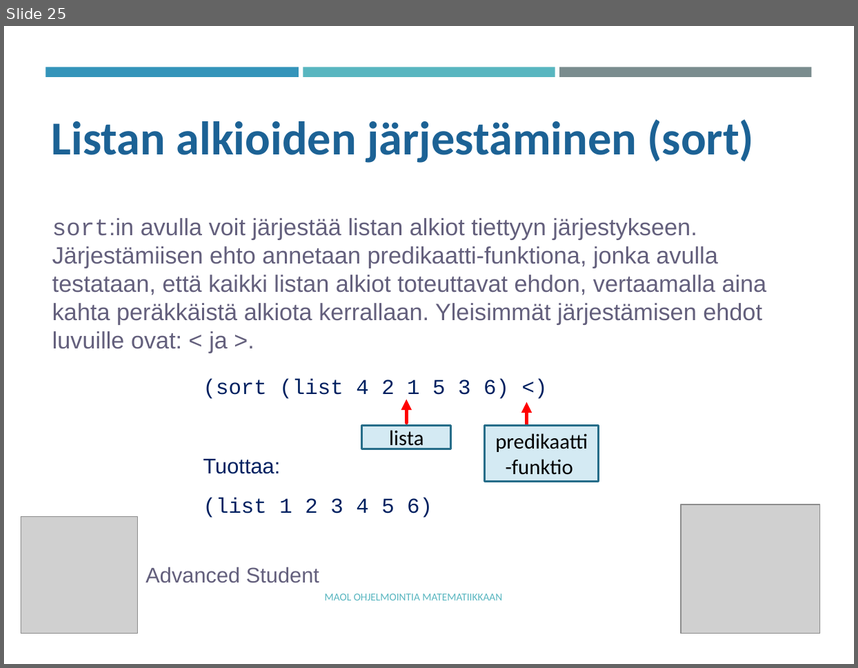
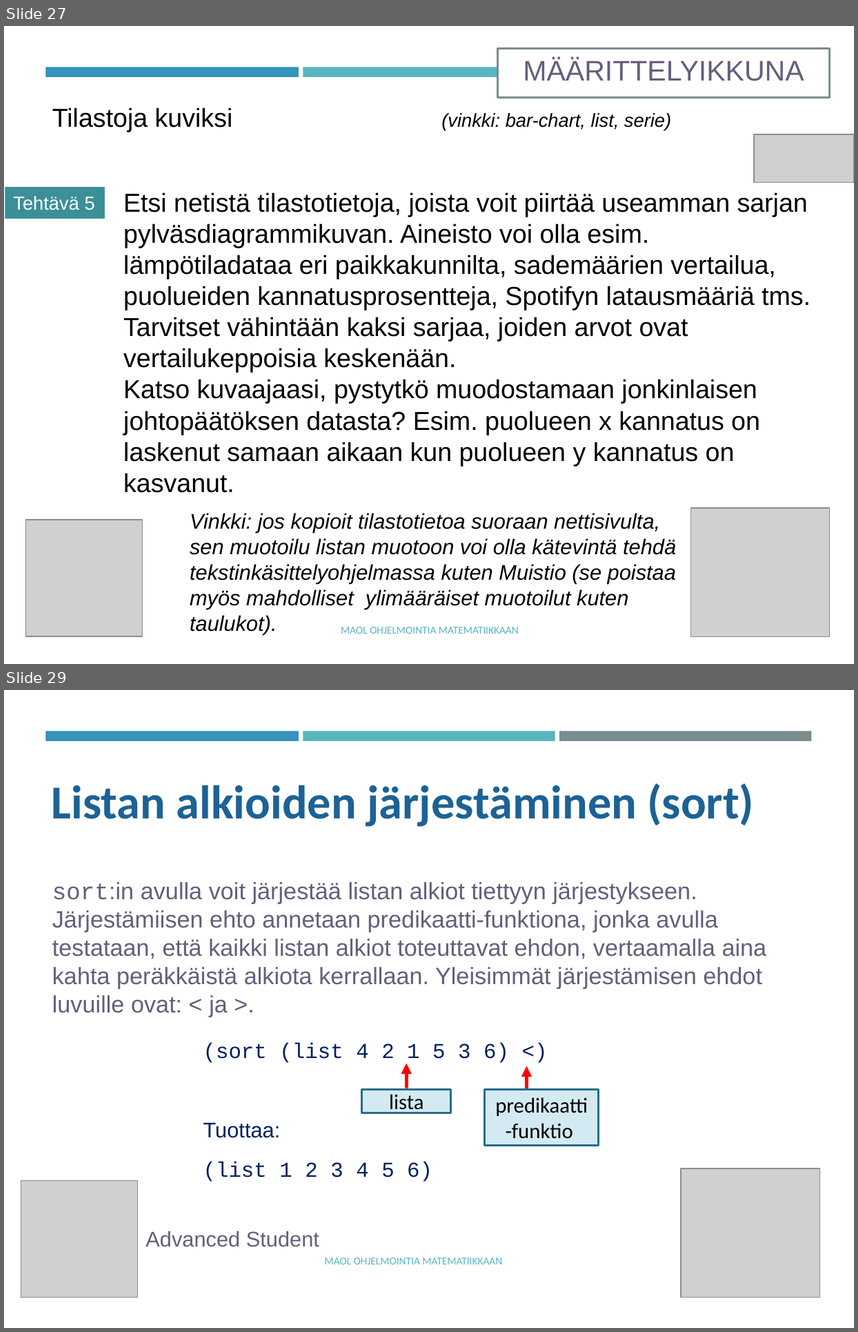
Before and after one commit to tyynetyyne/tyynetyyne.github.io, a slide deck: tehtavat/tiedostot/maol/power_point/Racket-MAOL-9-listat.pptx. Shown one above the other, each under a label of ours: slide 25 before the commit, slides 27 and 29 after it; the slides between them are not shown. The pictures are 858x668 and 858x1332 pixels, drawn with LibreOffice and Linux fonts; fonts in the diff are those of the drawing; grey boxes stand for pictures. Boxes give left, top, right and bottom in pixels: in the first picture for what was removed or moved away, otherwise in the second. Text is boxed around its words. In the diff, an @@ line names an element or a change of style, - is before the commit and + after.

```diff
--- a/tehtavat/tiedostot/maol/power_point/Racket-MAOL-9-listat.pptx
+++ b/tehtavat/tiedostot/maol/power_point/Racket-MAOL-9-listat.pptx
@@ slide 27 added at [4, 26, 854, 664], background #FFFFFF; not listed: 2 template elements that a slide beside it also shows @@
@@ rectangle added at [498, 48, 829, 97], fill #FFFFFF, outline #7A8C8E 1.75 pt, 24 pt, text #635F7C @@
+MÄÄRITTELYIKKUNA
@@ text added at [52, 107, 671, 132], 16 pt, text #000000, italic @@
+Tilastoja kuviksi (vinkki: bar-chart, list, serie)
@@ picture added at [754, 134, 854, 181] @@
@@ rectangle added at [5, 187, 104, 218], fill #3A8F98, 16 pt, text #FFFFFF @@
+Tehtävä 5
@@ text added at [123, 192, 811, 492], 22 pt, text #000000 @@
+Etsi netistä tilastotietoja, joista voit piirtää useamman sarjan pylväsdiagrammikuvan. Aineisto voi olla esim. lämpötiladataa eri paikkakunnilta, sademäärien vertailua, puolueiden kannatusprosentteja, Spotifyn latausmääriä tms. Tarvitset vähintään kaksi sarjaa, joiden arvot ovat vertailukeppoisia keskenään.
+Katso kuvaajaasi, pystytkö muodostamaan jonkinlaisen johtopäätöksen datasta? Esim. puolueen x kannatus on laskenut samaan aikaan kun puolueen y kannatus on kasvanut.
@@ picture added at [26, 519, 143, 635] @@
@@ text added at [190, 512, 676, 634], 18 pt, text #000000, italic @@
+Vinkki: jos kopioit tilastotietoa suoraan nettisivulta, sen muotoilu listan muotoon voi olla kätevintä tehdä tekstinkäsittelyohjelmassa kuten Muistio (se poistaa myös mahdolliset ylimääräiset muotoilut kuten taulukot).
@@ picture added at [691, 508, 831, 637] @@
@@ text added at [341, 626, 519, 633], 9 pt, text #58B6C0 @@
+MAOL OHJELMOINTIA MATEMATIIKKAAN
@@ what was slide 25 is now slide 29 @@
```
Also in this commit, not shown: 4 slides changed, 3 other slides added, 2 other files.
